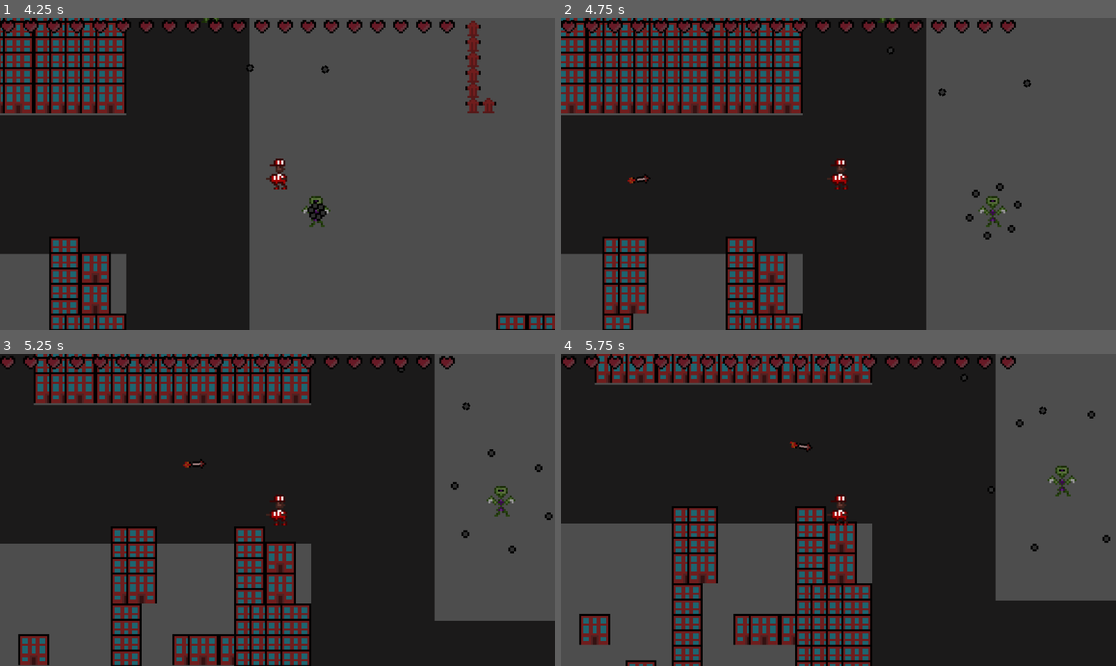
Above: before the commit, frames 1-4 (two rows, left to right).
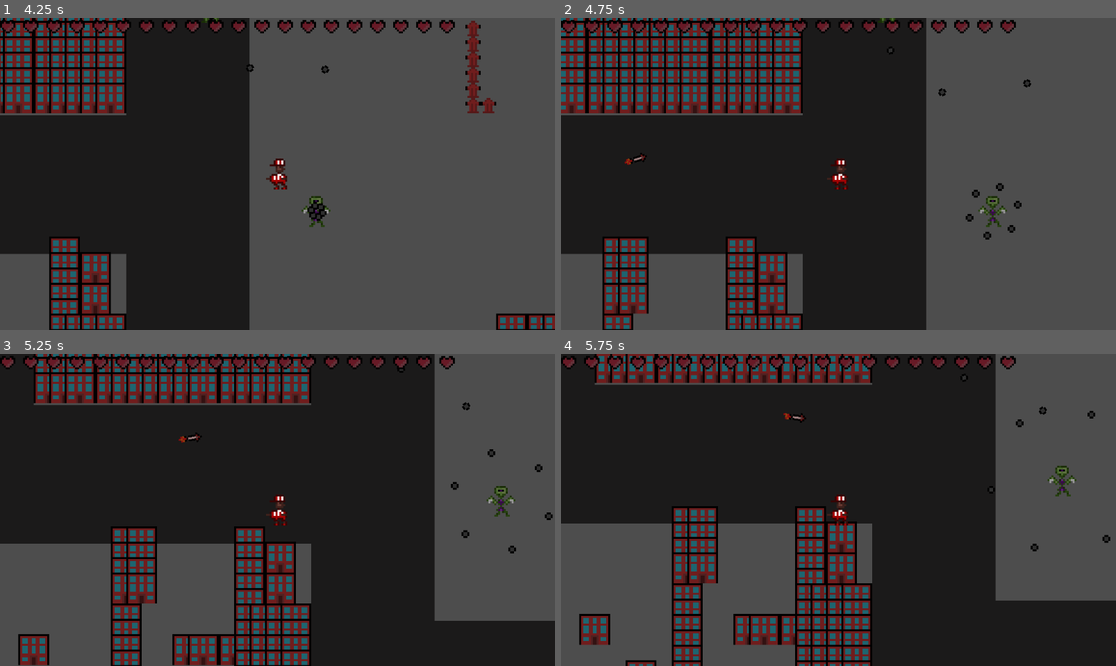
Above: after the commit, the same moments.

Repository: Lila-Kuhlt/Close-Encounters-of-the-Jeff-Kind
Game: Godot game, scene res://scenes/World.tscn
Two runs of this game, one before a commit and one after it. Both use one fixed random seed, a clock stepped at 60 frames per second and the inputs below.
Inputs:
- Up to frame 1 (4.25 s): tap Enter at 0.5 s; hold D (right) 0.53-1.28 s; hold S (down) 1.28-2.03 s; hold D (right) 2.03-2.78 s; hold W (up) 2.78-3.53 s; hold A (left) from 3.53 s (still down)
- Up to frame 2 (4.75 s): keep holding A (left)
- Up to frame 3 (5.25 s): release A (left) at 5.03 s; hold S (down) from 5.03 s (still down)
- Up to frame 4 (5.75 s): keep holding S (down)

Frame 1 is identical in both runs. In frame 2, 0.1% of the frame differs, in the area x 11-17%, y 43-54%; in frame 3, 0.1%, in the area x 32-38%, y 25-37%; in frame 4, 0.1%.

Commit message:
Add perception radius to homing bullet

Diff:
--- a/godot/scenes/bullets/HomingBullet.gd
+++ b/godot/scenes/bullets/HomingBullet.gd
@@ -1,12 +1,16 @@
 extends "res://scenes/bullets/Bullet.gd"
 
 const HOMING_FACTOR := 0.01
+const PERCEPTION_RADIUS := 120
 
 func _ready() -> void:
 	$AnimationPlayer.play('rocket_fly')
 
 func _physics_process(delta):
-	var player_direction = position.direction_to(get_parent().get_node("Jeff").position)
-	direction = lerp(direction, player_direction, HOMING_FACTOR)
+	var player_direction = get_parent().get_node("Jeff").position - position
+	var distance: float = player_direction.length()
+	if distance <= PERCEPTION_RADIUS:
+		player_direction /= distance
+		direction = lerp(direction, player_direction, HOMING_FACTOR)
 	rotation = direction.angle() + PI * 0.5
 	super._physics_process(delta)
--- a/godot/scenes/bullets/HomingBullet.tscn
+++ b/godot/scenes/bullets/HomingBullet.tscn
@@ -1,8 +1,26 @@
-[gd_scene load_steps=7 format=3 uid="uid://i0ulxtay483o"]
+[gd_scene load_steps=8 format=3 uid="uid://i0ulxtay483o"]
 
 [ext_resource type="PackedScene" uid="uid://b0pfot8ar77fj" path="res://scenes/bullets/Bullet.tscn" id="1_bery2"]
 [ext_resource type="Script" path="res://scenes/bullets/HomingBullet.gd" id="2_cnx2s"]
 [ext_resource type="Texture2D" uid="uid://bue5m4vkqe7fp" path="res://assets/rocket-bullet.png" id="3_32y20"]
+
+[sub_resource type="RectangleShape2D" id="RectangleShape2D_xfbwh"]
+size = Vector2(4, 8.75)
+
+[sub_resource type="Animation" id="Animation_2ve8v"]
+length = 0.001
+tracks/0/type = "value"
+tracks/0/imported = false
+tracks/0/enabled = true
+tracks/0/path = NodePath("Sprite2D:frame")
+tracks/0/interp = 1
+tracks/0/loop_wrap = true
+tracks/0/keys = {
+"times": PackedFloat32Array(0),
+"transitions": PackedFloat32Array(1),
+"update": 1,
+"values": [0]
+}
 
 [sub_resource type="Animation" id="Animation_5ps6t"]
 resource_name = "rocket_fly"
@@ -22,21 +40,6 @@
 "values": [0, 1, 2]
 }
 
-[sub_resource type="Animation" id="Animation_2ve8v"]
-length = 0.001
-tracks/0/type = "value"
-tracks/0/imported = false
-tracks/0/enabled = true
-tracks/0/path = NodePath("Sprite2D:frame")
-tracks/0/interp = 1
-tracks/0/loop_wrap = true
-tracks/0/keys = {
-"times": PackedFloat32Array(0),
-"transitions": PackedFloat32Array(1),
-"update": 1,
-"values": [0]
-}
-
 [sub_resource type="AnimationLibrary" id="AnimationLibrary_m8rem"]
 _data = {
 "RESET": SubResource("Animation_2ve8v"),
@@ -51,6 +54,14 @@
 texture = ExtResource("3_32y20")
 hframes = 3
 
+[node name="CollisionShape2D" parent="PlayerHit" index="0"]
+position = Vector2(0, -1.375)
+shape = SubResource("RectangleShape2D_xfbwh")
+
+[node name="CollisionShape2D" parent="BuildingCollision" index="0"]
+position = Vector2(0, -1.375)
+shape = SubResource("RectangleShape2D_xfbwh")
+
 [node name="AnimationPlayer" type="AnimationPlayer" parent="." index="3"]
 libraries = {
 "": SubResource("AnimationLibrary_m8rem")
